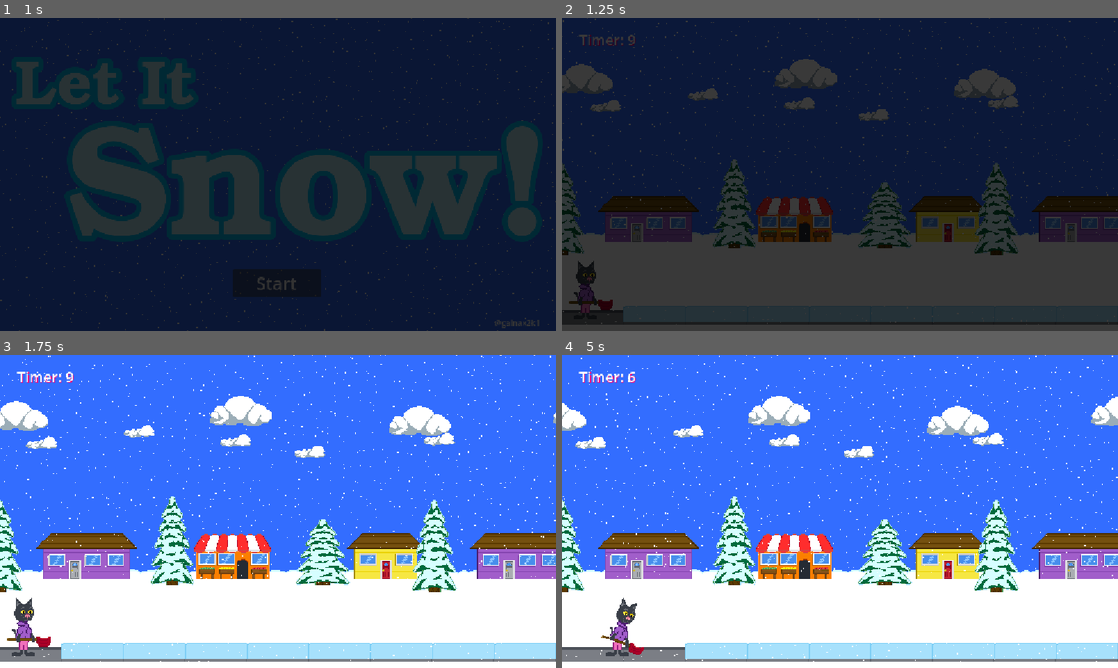
Above: before the commit, frames 1-4 (two rows, left to right).
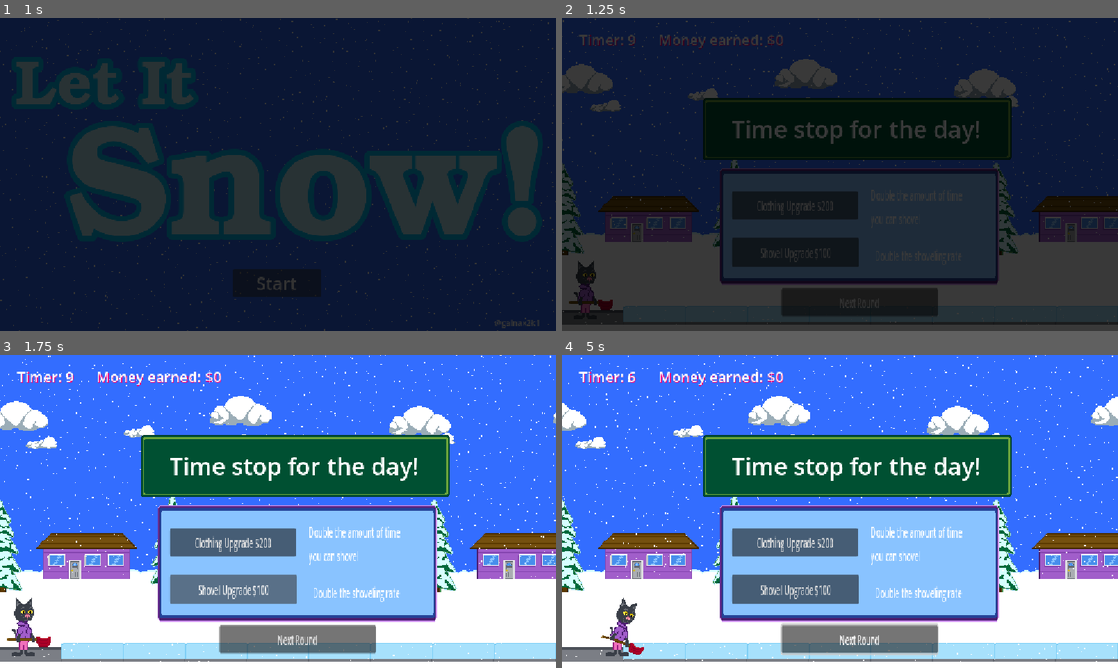
Above: after the commit, the same moments.

Repository: gainax2k1/let-it-snow
Game: Godot game, scene res://Scenes/title.tscn
Same seed, same stepped clock (60 frames per second), same inputs: the game is played once before the commit and once after it.
Inputs (mouse positions are in pixels of both pictures, inside the frame that each line leads up to):
- Up to frame 1 (1 s): click "Start" at 0.5 s
- Up to frame 2 (1.25 s): no input
- Up to frame 3 (1.75 s): click (233, 589) at 1.25 s, where only the run after the commit has a clickable "Shovel Upgrade $100"
- Up to frame 4 (5 s): click (795, 542) at 2 s, where only the run after the commit has a clickable "Clothing Upgrade $200"; click (862, 639) at 2.75 s, where only the run after the commit has a clickable "Next Round"; click (862, 639) at 3.5 s, where only the run after the commit has a clickable "Next Round"; move the mouse to (962, 495) at 4.27 s; hold Right (ui_right) from 4.28 s (still down); tap Space (ui_select) at 4.52 s

Frame 1 is identical in both runs. In frame 2, 25% of the frame differs, in the area x 17-81%, y 5-96%; in frame 3, 33%; in frame 4, 33%, in the area x 11-81%, y 5-98%.

Commit message:
added upgrade shop framework

Diff:
--- a/Scenes/game.tscn
+++ b/Scenes/game.tscn
@@ -9,6 +9,7 @@
 [ext_resource type="PackedScene" uid="uid://bkw3mgpdrn84s" path="res://Scenes/HeroCat.tscn" id="6_v158k"]
 [ext_resource type="PackedScene" uid="uid://g4d4538q0a70" path="res://Scenes/snow_block.tscn" id="8_v158k"]
 [ext_resource type="Texture2D" uid="uid://5sc33io7f0nt" path="res://Graphics/Dialog-box.png" id="9_h4fw4"]
+[ext_resource type="Texture2D" uid="uid://dvqnc0tw2cbdr" path="res://Graphics/Dialog-box (Copy 1).png" id="10_ldgsr"]
 
 [sub_resource type="RectangleShape2D" id="RectangleShape2D_ga5kc"]
 size = Vector2(1677, 229)
@@ -133,7 +134,6 @@
 
 [node name="TimerLabel" type="Label" parent="." unique_id=1585190877]
 unique_name_in_owner = true
-visible = false
 offset_left = 36.0
 offset_top = 23.0
 offset_right = 218.0
@@ -146,7 +146,6 @@
 
 [node name="DialogBox" type="Sprite2D" parent="." unique_id=2136159057]
 unique_name_in_owner = true
-visible = false
 position = Vector2(612, 230)
 texture = ExtResource("9_h4fw4")
 
@@ -160,4 +159,61 @@
 horizontal_alignment = 1
 vertical_alignment = 1
 
+[node name="CashLabel" type="Label" parent="." unique_id=104627220]
+unique_name_in_owner = true
+offset_left = 200.0
+offset_top = 23.0
+offset_right = 240.0
+offset_bottom = 65.0
+theme_override_colors/font_color = Color(1, 1, 1, 1)
+theme_override_colors/font_shadow_color = Color(0.92941177, 0, 0.49411765, 0.9607843)
+theme_override_colors/font_outline_color = Color(0, 0, 0, 1)
+theme_override_font_sizes/font_size = 30
+text = "$"
+
+[node name="ShopWindow" type="Sprite2D" parent="." unique_id=1158439843]
+unique_name_in_owner = true
+position = Vector2(616, 431)
+scale = Vector2(0.90312505, 1.890625)
+texture = ExtResource("10_ldgsr")
+
+[node name="UpgradeShovel" type="Button" parent="ShopWindow" unique_id=94297626]
+offset_left = -292.31842
+offset_top = 12.694214
+offset_bottom = 44.429733
+text = "Shovel Upgrade $100"
+
+[node name="Label" type="Label" parent="ShopWindow/UpgradeShovel" unique_id=2061240422]
+layout_mode = 0
+offset_left = 317.7856
+offset_top = -58.710754
+offset_right = 556.9551
+offset_bottom = -5.8181915
+text = "Double the amount of time you can shovel"
+autowrap_mode = 2
+
+[node name="UpgradeClothing" type="Button" parent="ShopWindow" unique_id=341478747]
+offset_left = -292.31842
+offset_top = -38.082657
+offset_right = -2.2145386
+offset_bottom = -7.082657
+text = "Clothing Upgrade $200"
+
+[node name="Label" type="Label" parent="ShopWindow/UpgradeClothing" unique_id=1364627731]
+layout_mode = 0
+offset_left = 327.75082
+offset_top = 59.23967
+offset_right = 560.2769
+offset_bottom = 82.23967
+text = "Double the shoveling rate"
+autowrap_mode = 2
+
+[node name="NextRound" type="Button" parent="ShopWindow" unique_id=933053374]
+offset_left = -178.2699
+offset_top = 67.70247
+offset_right = 180.48444
+offset_bottom = 98.70247
+text = "Next Round"
+
 [connection signal="timeout" from="Timer" to="." method="_on_timer_timeout"]
+[connection signal="pressed" from="ShopWindow/NextRound" to="." method="_on_next_round_pressed"]
--- a/Scripts/GameManager.gd
+++ b/Scripts/GameManager.gd
@@ -12,9 +12,9 @@
 #player info
 @export var playerLvl = 1
 @export var shovelLvl = 1 ## level of snow removal tool
-## not needed? @export var player_position : int = 0 ## Player's position on sidewalk
 @export var player_spawn_position : Vector2 = Vector2(10,560)
 @export var player_cash : int = 0 ## ammount of money player has earned, starting with zero
+@export var game_locked : bool = false ## lock to stop progress between rounds
 
 #SnowTracker
 const MAX_SNOW_LEVEL = 8 ## Max lvl of snow, coincides with largest available animation frame
--- a/Scripts/game.gd
+++ b/Scripts/game.gd
@@ -15,9 +15,11 @@
 
 func _process(delta: float) -> void:
 	%TimerLabel.text = "Timer: " +  str(floori(%Timer.time_left))
+	%CashLabel.text = "Money earned: $" + str(GameManager.player_cash)
 	pass
 
 func _on_timer_timeout(): ## need to add the daily reset shtuff here
+	GameManager.game_locked = true
 	%Timer.stop()
 	print("Time's up for the day!")
 	%DialogBox.visible = true
@@ -34,3 +36,7 @@
 func shovel_snow() -> void:
 
 	return
+
+
+func _on_next_round_pressed() -> void: ## Start next round
+	pass # Replace with function body.
--- a/Scripts/snow_block.gd
+++ b/Scripts/snow_block.gd
@@ -5,6 +5,7 @@
 @export var snowlvl = 1 # starts at 1, 10 hp/level
 @export var start_snow_HP = 10 # snowhp when shoveling begins, resets each day
 @export var digging : bool = false # true when hp being reduced.
+@export var dig_rate : float = .1 ## rate modifier for digging. .1 to start, smaller number is faster
 var delta_bucket = 0
 
 # Called when the node enters the scene tree for the first time.
@@ -17,13 +18,15 @@
 	pass
 
 func _physics_process(delta: float) -> void:
-	print("delta", delta)
-	if digging:
+
+	if digging && !GameManager.game_locked:
 		delta_bucket += delta
-		if int(delta_bucket) % 60 == 0:
+		if delta_bucket > dig_rate: ## adjusts  rate of digging
 			delta_bucket = 0
 			sub_snow_hp()
-	update_snow_hp()
+	if !GameManager.game_locked: # stops progress when times up
+		update_snow_hp()
+
 func update_snow_hp() -> void:
 	if locked:
 		return
@@ -74,6 +77,8 @@
 	if dividend >= GameManager.MAX_SNOW_LEVEL:
 		dividend == GameManager.MAX_SNOW_LEVEL
 
+	if snowHP > 1 && dividend == 0: ## fixes sub 10hp graphic error
+		return 1
 	return dividend
 
 
--- a/project_time_tracker.json
+++ b/project_time_tracker.json
@@ -1,7 +1,7 @@
 {
-  "2D": 8481.877,
-  "AFK": 7543.059,
+  "2D": 9186.914,
+  "AFK": 7930.293,
   "Asset Store": 4.559,
-  "Game": 1789.403,
-  "Script": 8380.274
+  "Game": 2232.188,
+  "Script": 9986.171
 }
Binary file added: Graphics/Dialog-box (Copy 1).png
Not shown, added: Graphics/Dialog-box (Copy 1).png.import
